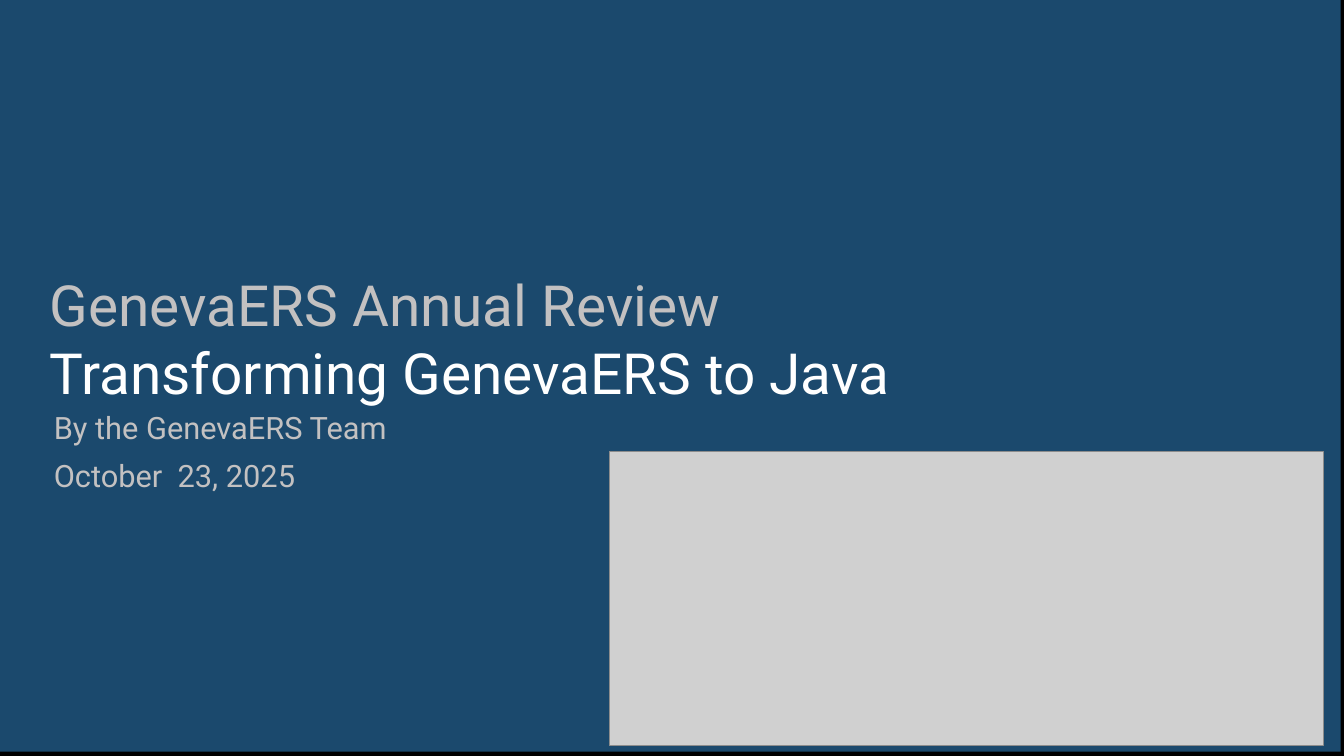
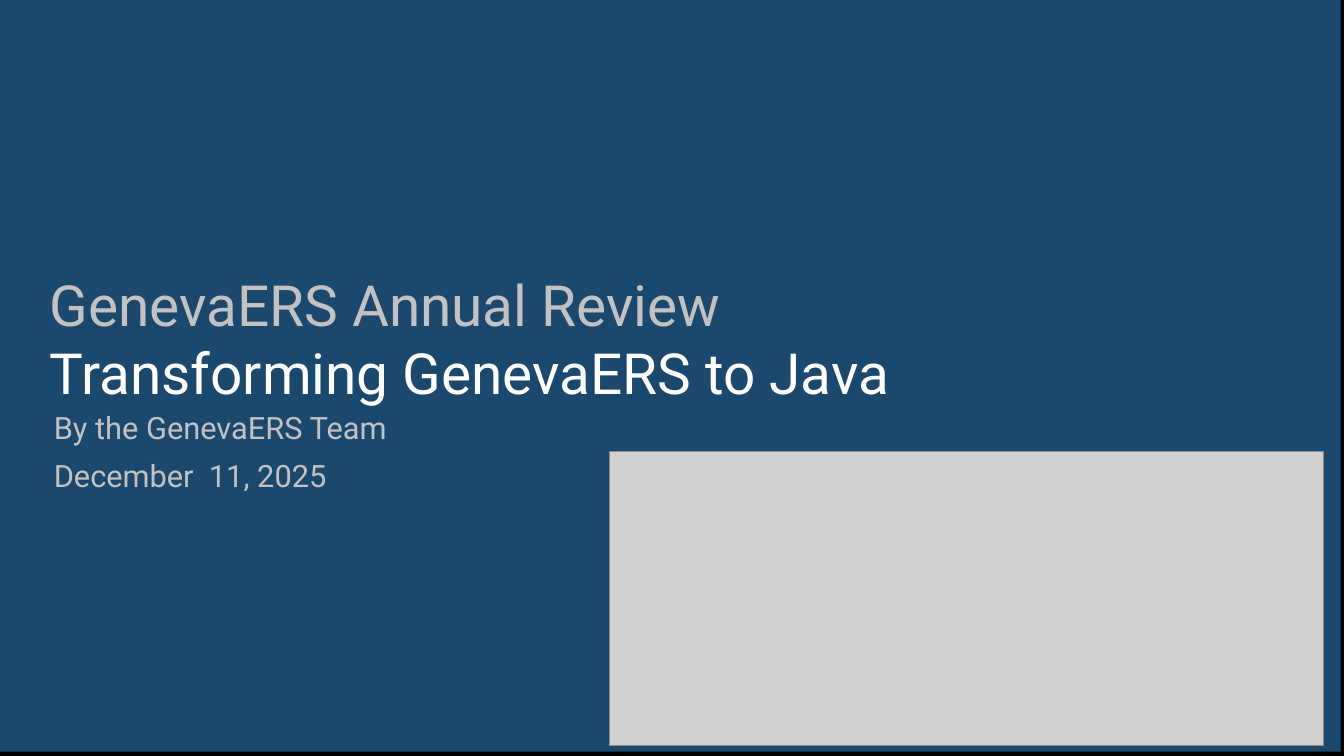
Before and after one commit to genevaers/Community, a slide deck: slide 1 of Annual-Reviews/Java GenevaERS October 2025.pptx. Drawn at 1344x756 pixels with LibreOffice and Linux fonts; fonts in the diff are those of the drawing; grey boxes stand for pictures; background and template pictures are left out. Boxes give left, top, right and bottom in pixels: in the first picture for what was removed or moved away, otherwise in the second. Text is boxed around its words. In the diff, an @@ line names an element or a change of style, - is before the commit and + after.

Commit message:
Annual review

```diff
--- a/Annual-Reviews/Java GenevaERS October 2025.pptx
+++ b/Annual-Reviews/Java GenevaERS October 2025.pptx
@@ text at (54, 464, 326, 491): text changed @@
-October 23, 2025
+December 11, 2025
```
Also in this commit, not shown: 1 other slide changed, 2 slides added, 2 slides removed.
